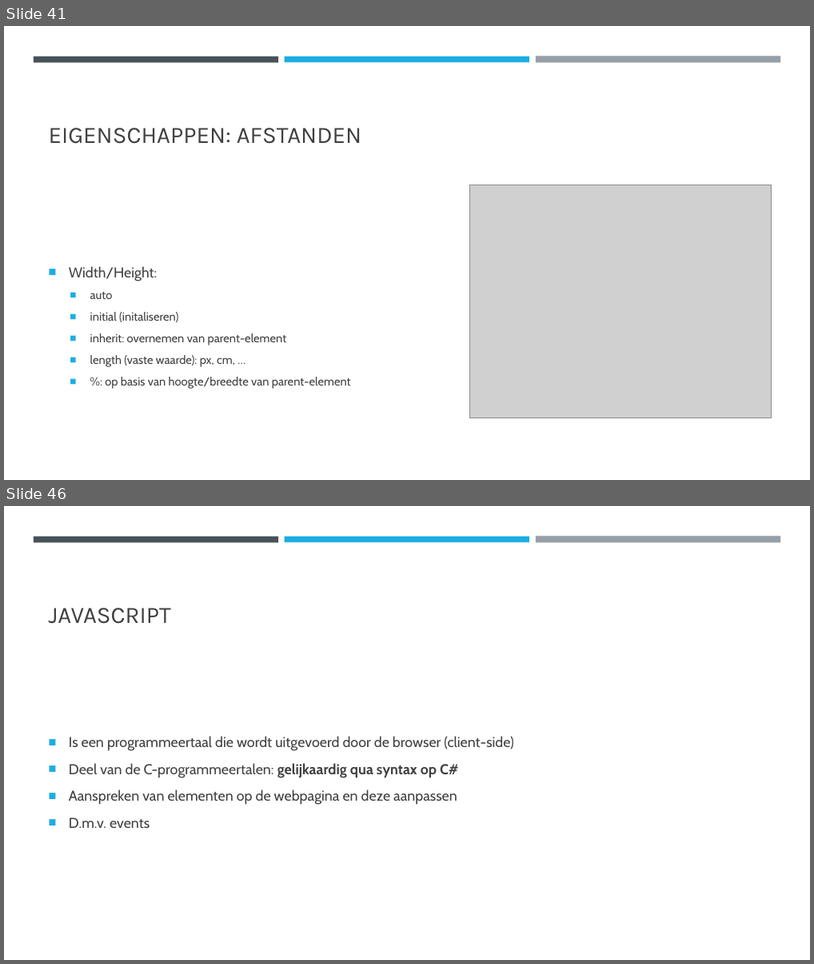
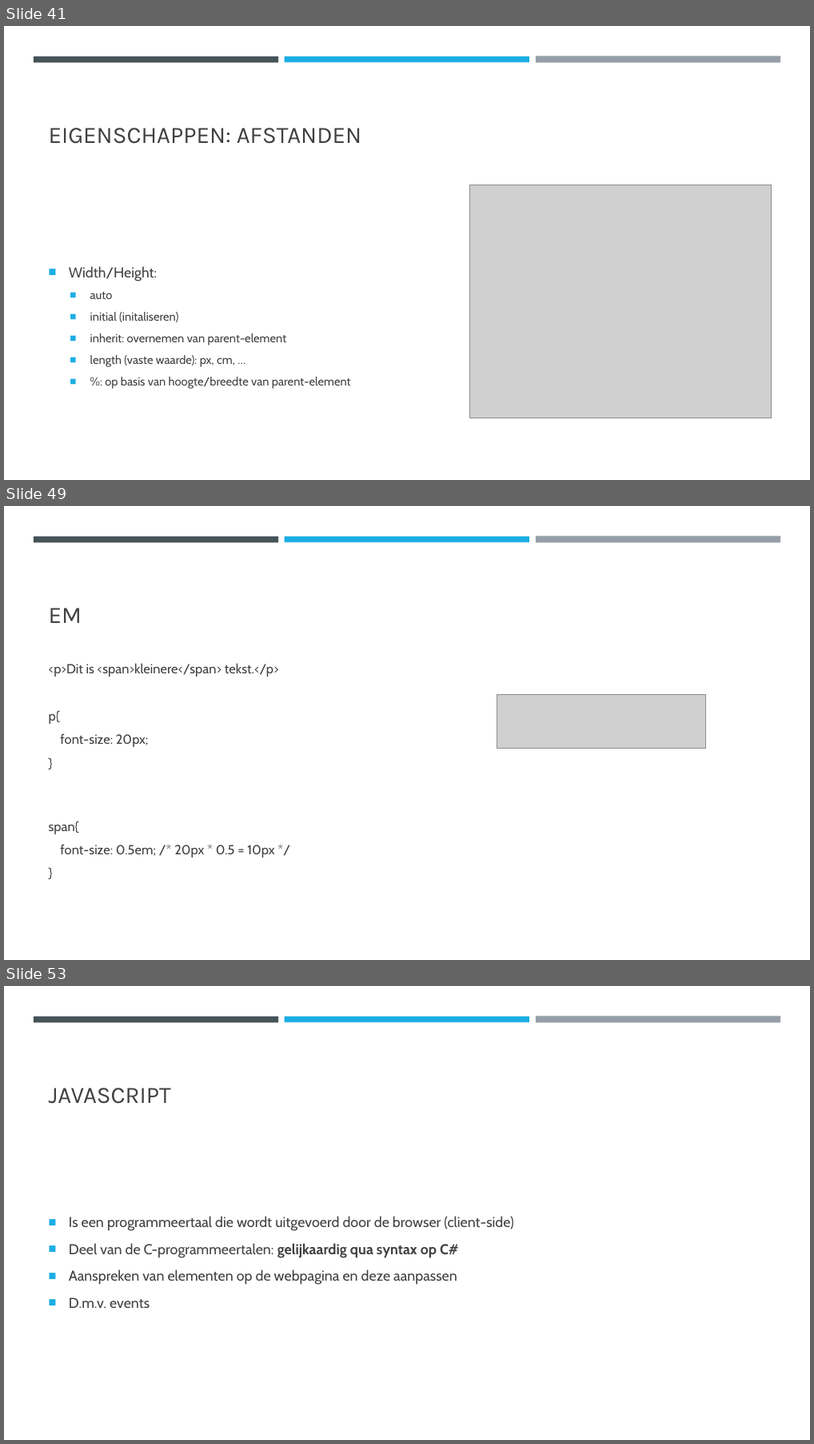
Before and after one commit to DhrLeroy/Webdesign, a slide deck: Webdesign.pptx. Shown one above the other, each under a label of ours: slides 41 and 46 before the commit, slides 41, 49 and 53 after it; the slides between them are not shown. The pictures are 814x964 and 814x1444 pixels, drawn with LibreOffice and Linux fonts; fonts in the diff are those of the drawing; grey boxes stand for pictures. Boxes give left, top, right and bottom in pixels: in the first picture for what was removed or moved away, otherwise in the second. Text is boxed around its words. In the diff, an @@ line names an element or a change of style, - is before the commit and + after.

```diff
--- a/Webdesign.pptx
+++ b/Webdesign.pptx
@@ slide 49 added at box(4, 506, 810, 960), background #FFFFFF; not listed: 3 template elements that a slide beside it also shows @@
@@ title added at box(49, 608, 82, 623), 28 pt, text #404040 @@
+EM
@@ text added at box(49, 663, 279, 857), 15.7 pt, text #404040 @@
+<p>Dit is <span>kleinere</span> tekst.</p>
+p{
+font-size: 20px;
+}
+span{
+font-size: 0.5em; /* 20px * 0.5 = 10px */
+}
@@ picture added at box(498, 694, 706, 748) @@
@@ what was slide 46 is now slide 53 @@
```
Also in this commit, not shown: 3 slides changed, 6 other slides added, 11 other files.
